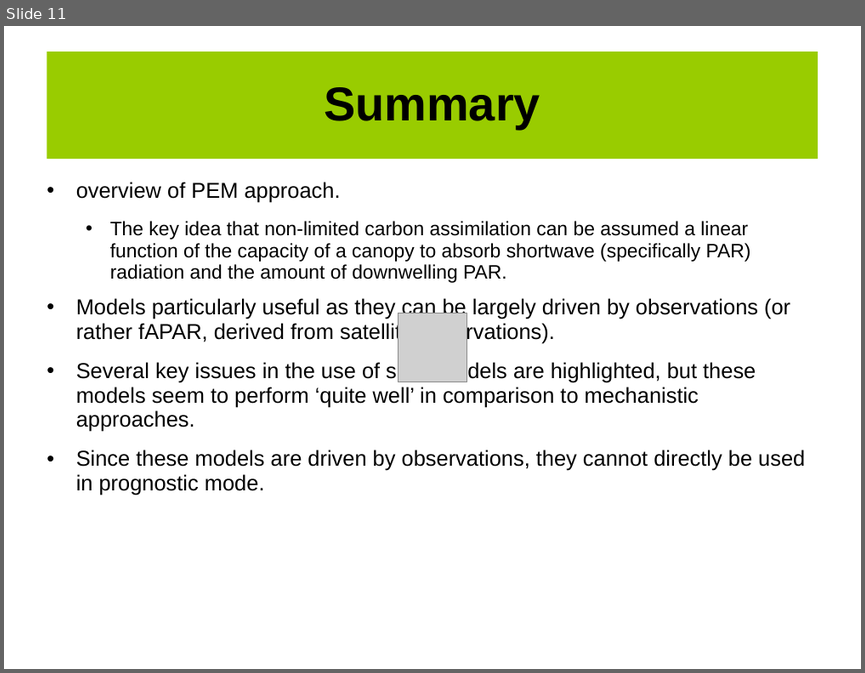
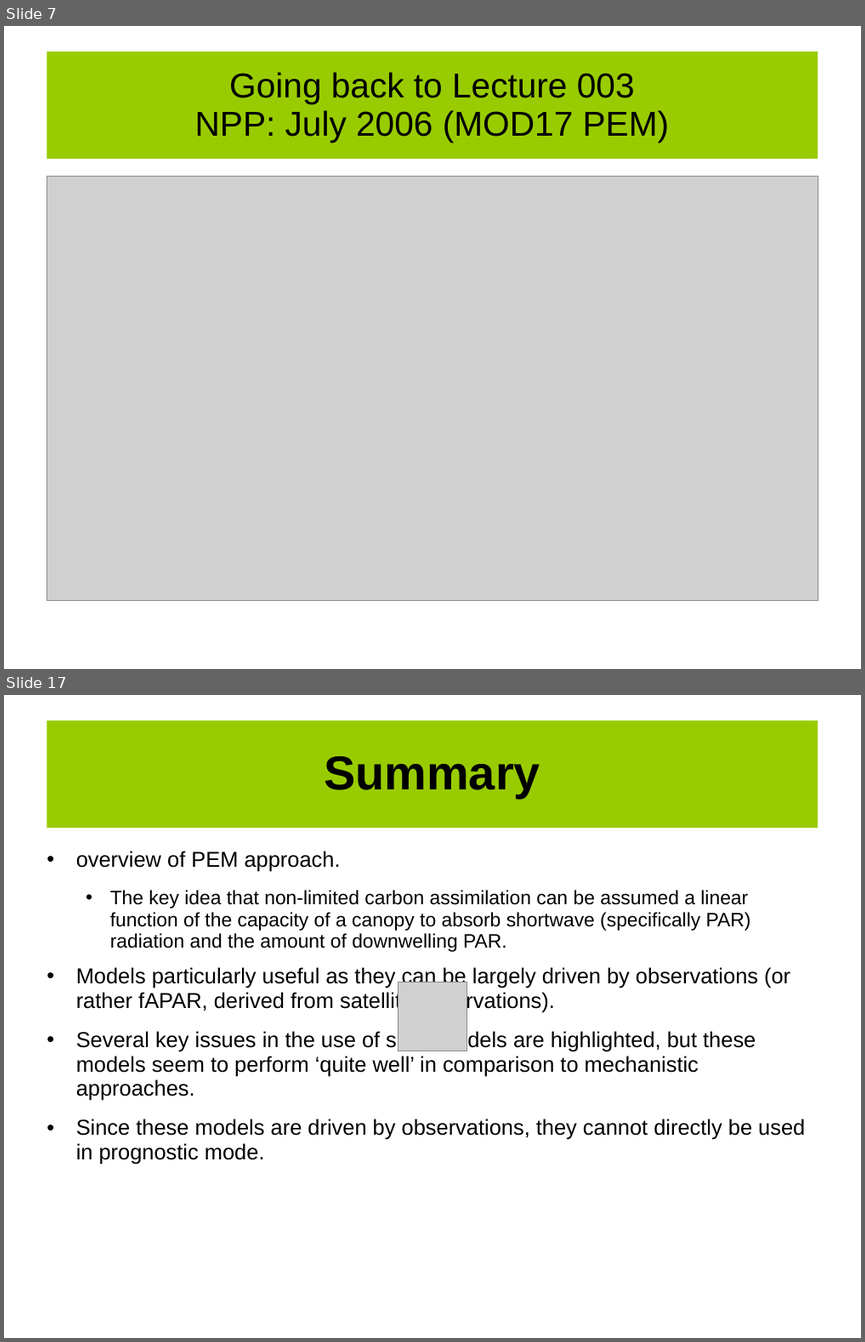
Before and after one commit to UCL-EO/geog0133, a slide deck: docs/ppt/GEOG0113-008.pptx. Shown one above the other, each under a label of ours: slide 11 before the commit, slides 7 and 17 after it; the slides between them are not shown. The pictures are 865x673 and 865x1342 pixels, drawn with LibreOffice and Linux fonts; fonts in the diff are those of the drawing; grey boxes stand for pictures; background and template pictures are left out. Boxes give left, top, right and bottom in pixels: in the first picture for what was removed or moved away, otherwise in the second. Text is boxed around its words. In the diff, an @@ line names an element or a change of style, - is before the commit and + after.

```diff
--- a/docs/ppt/GEOG0113-008.pptx
+++ b/docs/ppt/GEOG0113-008.pptx
@@ slide 7 added at [4, 26, 861, 669], background #FFFFFF @@
@@ title added at [46, 52, 818, 159], fill #99CC00, 32 pt, text #000000 @@
+Going back to Lecture 003
+NPP: July 2006 (MOD17 PEM)
@@ picture added at [46, 176, 818, 600] @@
@@ what was slide 11 is now slide 17 @@
```
Also in this commit, not shown: 10 slides changed, 5 other slides added, 2 other files.
